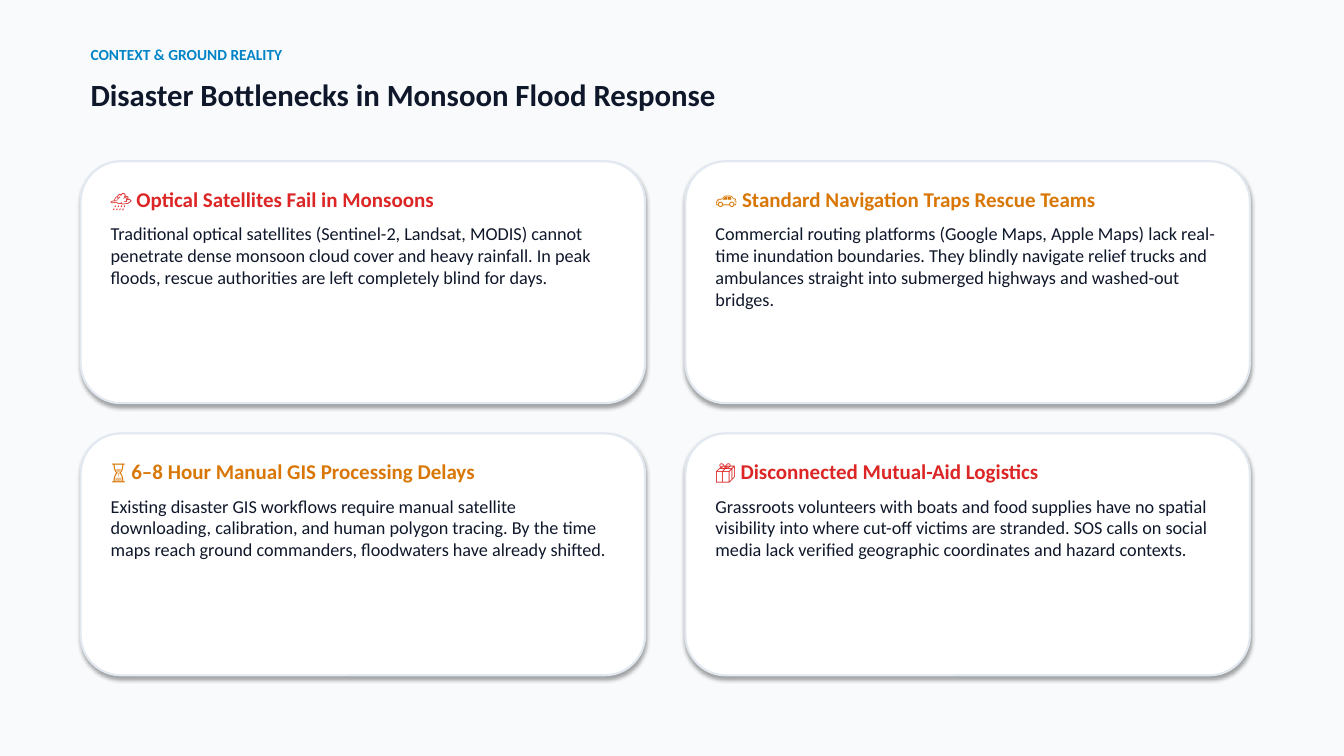
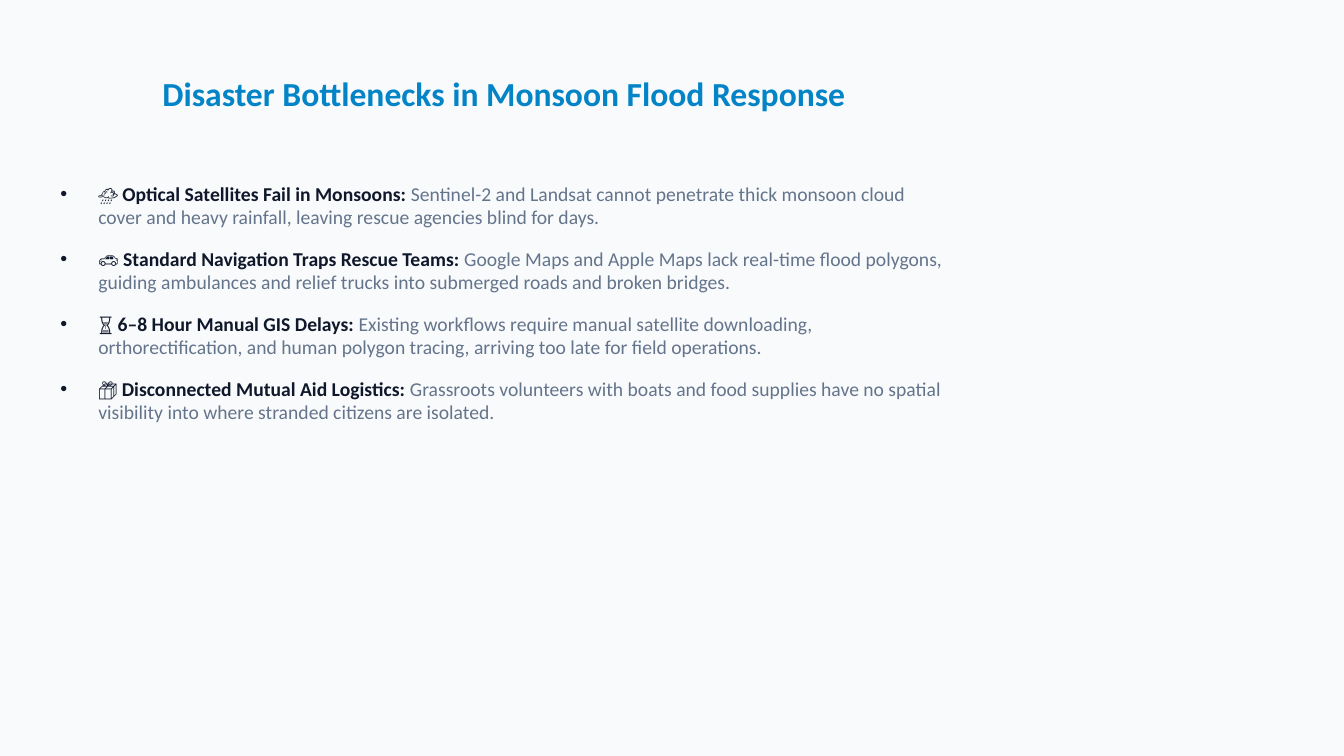
Before and after one commit to nishtha1111/flood_risk_monitor, a slide deck: slide 2 of Satellite_Flood_Risk_Monitor_Presentation.pptx. Drawn at 1344x756 pixels with LibreOffice and Linux fonts; fonts in the diff are those of the drawing. Boxes give left, top, right and bottom in pixels: in the first picture for what was removed or moved away, otherwise in the second. Text is boxed around its words. In the diff, an @@ line names an element or a change of style, - is before the commit and + after.

```diff
--- a/Satellite_Flood_Risk_Monitor_Presentation.pptx
+++ b/Satellite_Flood_Risk_Monitor_Presentation.pptx
@@ title "Disaster Bottlenecks in Monsoon Flood ...": place and size @@
-title "Disaster Bottlenecks in Monsoon Flood ..." at box(91, 84, 716, 111)
+title "Disaster Bottlenecks in Monsoon Flood ..." at box(162, 82, 845, 112)
@@ title "Disaster Bottlenecks in Monsoon Flood ..." at box(162, 82, 845, 112): size 22 to 24 pt, text colour #0F172A to #0284C7; alignment left to centre; vertical alignment top to middle @@
@@ text removed at box(91, 50, 283, 60) @@
-CONTEXT & GROUND REALITY
@@ rounded rectangle removed at box(81, 161, 645, 403) @@
@@ rounded rectangle removed at box(686, 161, 1250, 403) @@
@@ text added at box(98, 187, 942, 422), 14 pt, text #64748B @@
+• 🌧️ Optical Satellites Fail in Monsoons: Sentinel-2 and Landsat cannot penetrate thick monsoon cloud cover and heavy rainfall, leaving rescue agencies blind for days.
+• 🚗 Standard Navigation Traps Rescue Teams: Google Maps and Apple Maps lack real-time flood polygons, guiding ambulances and relief trucks into submerged roads and broken bridges.
+• ⏳ 6–8 Hour Manual GIS Delays: Existing workflows require manual satellite downloading, orthorectification, and human polygon tracing, arriving too late for field operations.
+• 📦 Disconnected Mutual Aid Logistics: Grassroots volunteers with boats and food supplies have no spatial visibility into where stranded citizens are isolated.
@@ text removed at box(111, 192, 591, 287) @@
-🌧️ Optical Satellites Fail in Monsoons
-Traditional optical satellites (Sentinel-2, Landsat, MODIS) cannot penetrate dense monsoon cloud cover and heavy rainfall. In peak floods, rescue authorities are left completely blind for days.
@@ text removed at box(715, 192, 1215, 309) @@
-🚗 Standard Navigation Traps Rescue Teams
-Commercial routing platforms (Google Maps, Apple Maps) lack real-time inundation boundaries. They blindly navigate relief trucks and ambulances straight into submerged highways and washed-out bridges.
@@ rounded rectangle removed at box(81, 434, 645, 676) @@
@@ rounded rectangle removed at box(686, 434, 1250, 676) @@
@@ text removed at box(111, 464, 606, 559) @@
-⏳ 6–8 Hour Manual GIS Processing Delays
-Existing disaster GIS workflows require manual satellite downloading, calibration, and human polygon tracing. By the time maps reach ground commanders, floodwaters have already shifted.
@@ text removed at box(715, 464, 1207, 559) @@
-📦 Disconnected Mutual-Aid Logistics
-Grassroots volunteers with boats and food supplies have no spatial visibility into where cut-off victims are stranded. SOS calls on social media lack verified geographic coordinates and hazard contexts.
```
Also in this commit, not shown: 10 other slides changed, 1 slide added, 1 slide removed, 4 other files.
